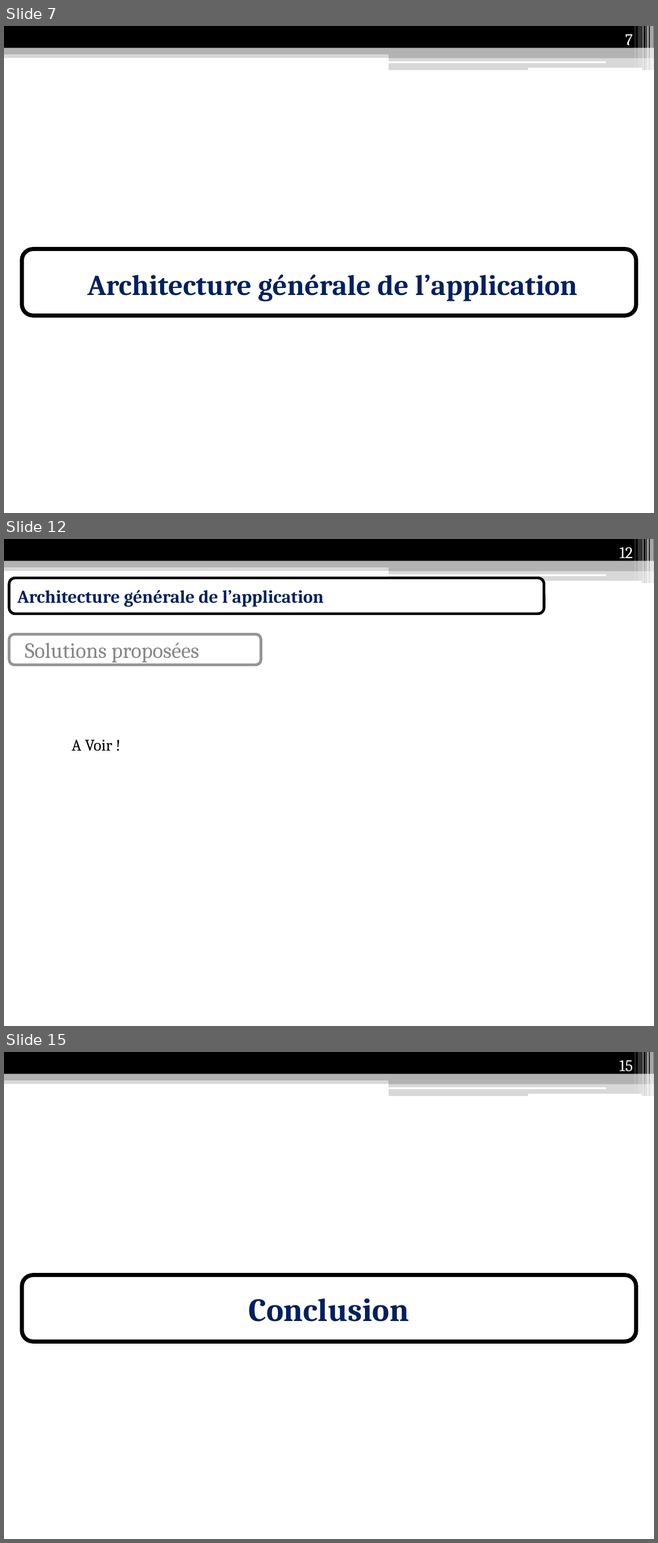
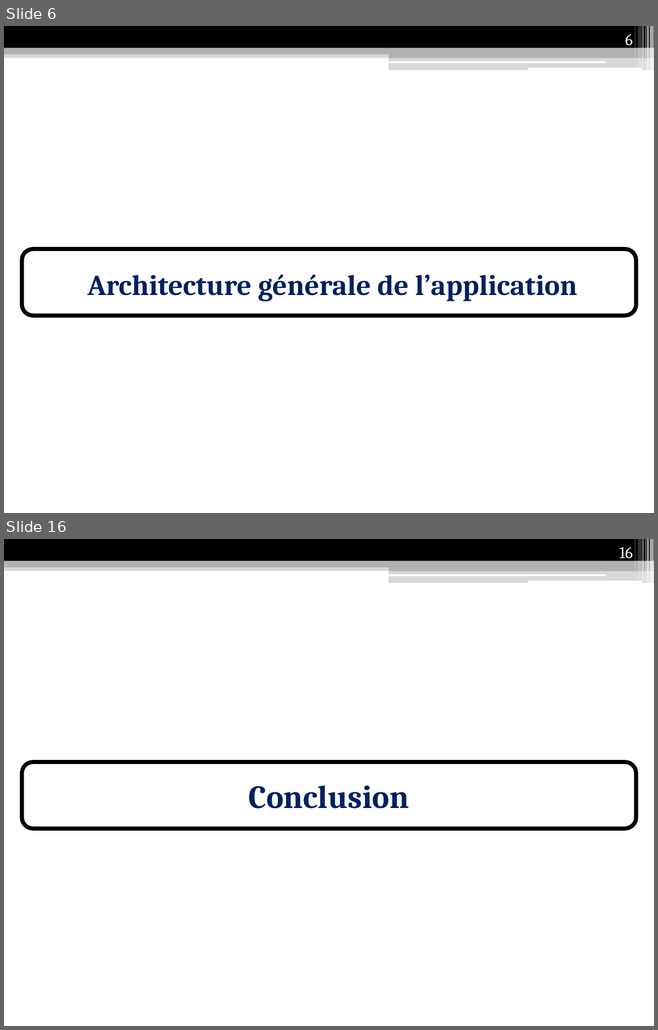
Before and after one commit to Anicky/Strangers-Phonegap, a slide deck: présentation/Présentation IF26.pptx. Shown one above the other, each under a label of ours: slides 7, 12 and 15 before the commit, slides 6 and 16 after it; the slides between them are not shown. The pictures are 658x1543 and 658x1030 pixels, drawn with LibreOffice and Linux fonts; fonts in the diff are those of the drawing. Boxes give left, top, right and bottom in pixels: in the first picture for what was removed or moved away, otherwise in the second. Text is boxed around its words. In the diff, an @@ line names an element or a change of style, - is before the commit and + after.

```diff
--- a/présentation/Présentation IF26.pptx
+++ b/présentation/Présentation IF26.pptx
@@ slide 12 removed at bbox=[4, 539, 654, 1026], background #FFFFFF; not listed: 13 template elements that a slide beside it also shows @@
@@ page number removed at bbox=[619, 547, 632, 562] @@
-12
@@ rounded rectangle removed at bbox=[9, 578, 544, 614] @@
-Architecture générale de l’application
@@ rounded rectangle removed at bbox=[9, 635, 260, 665] @@
-Solutions proposées
@@ text removed at bbox=[72, 740, 112, 751] @@
-A Voir !
@@ what was slide 7 is now slide 6 @@
@@ page number at bbox=[625, 34, 632, 49]: text changed @@
-7
+6
@@ what was slide 15 is now slide 16 @@
@@ page number at bbox=[619, 547, 632, 562]: text changed @@
-15
+16
```
Also in this commit, not shown: 6 slides changed, 5 slides added, 4 other slides removed, 5 other files.
